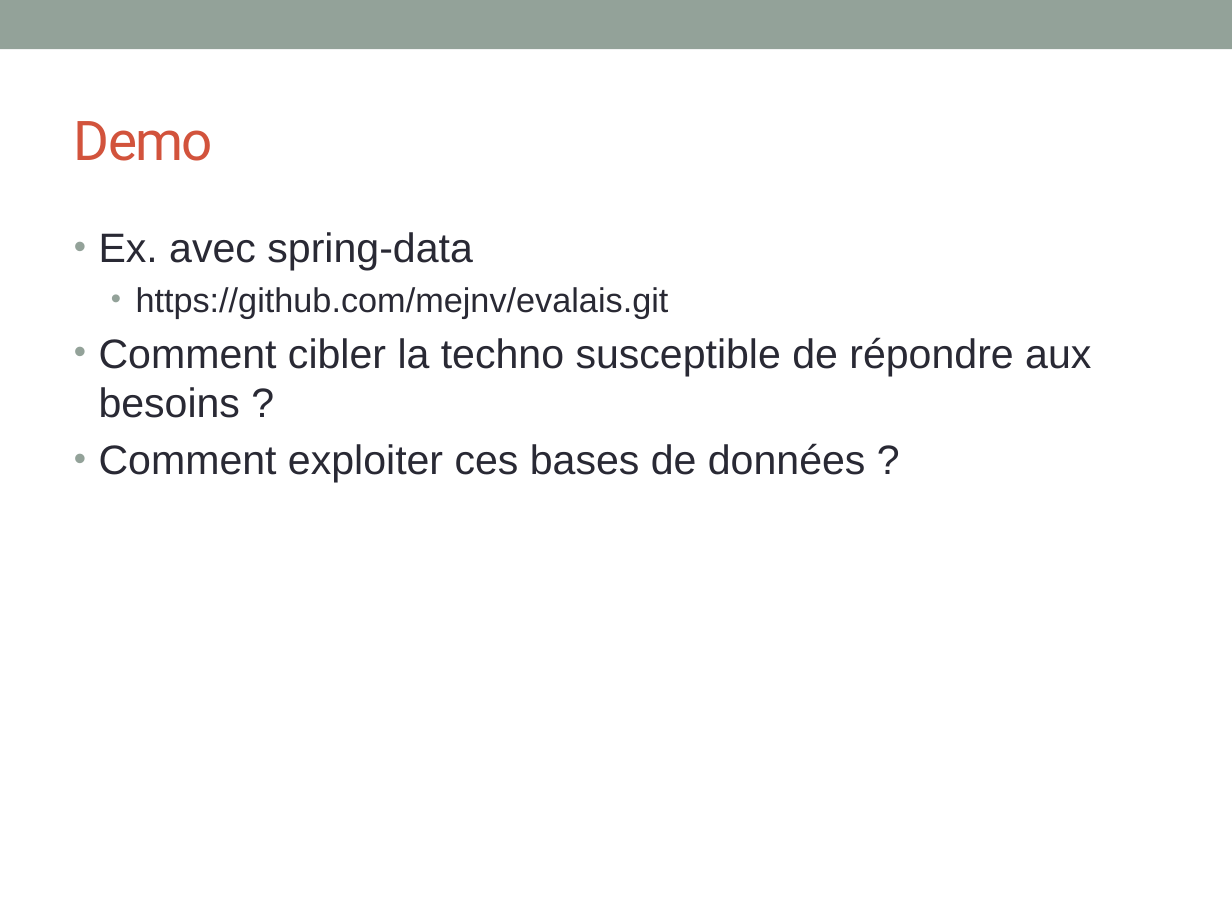
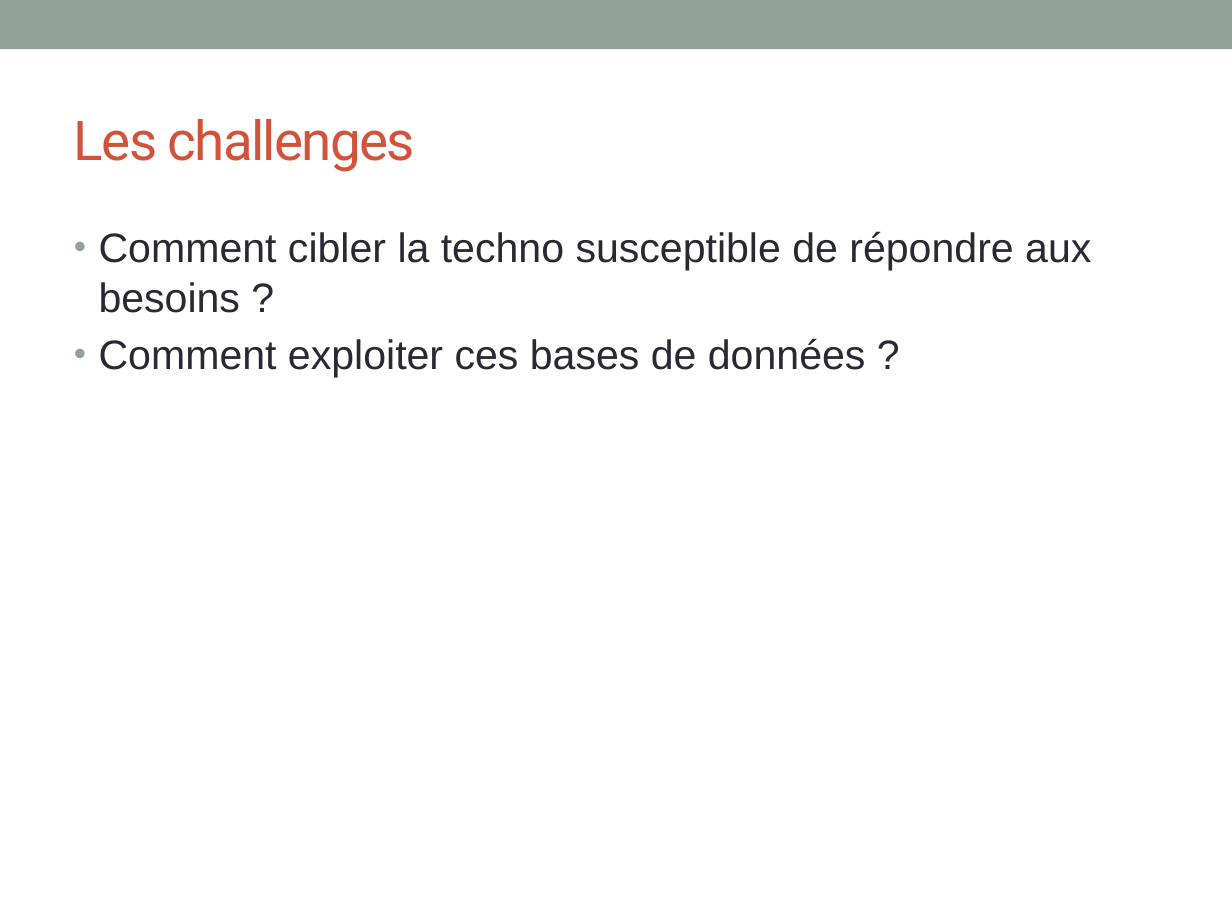
Before and after one commit to mejnv/evalais, a slide deck: slide 24 of neo4j-evalais/pres/evalais_neo4j.pptx (slide 23 before the commit). Drawn at 1232x924 pixels with LibreOffice and Linux fonts; fonts in the diff are those of the drawing. Boxes give left, top, right and bottom in pixels: in the first picture for what was removed or moved away, otherwise in the second. Text is boxed around its words. In the diff, an @@ line names an element or a change of style, - is before the commit and + after.

```diff
--- a/neo4j-evalais/pres/evalais_neo4j.pptx
+++ b/neo4j-evalais/pres/evalais_neo4j.pptx
@@ title at bbox=[74, 119, 416, 172]: text changed @@
-Demo
+Les challenges
@@ text at bbox=[99, 232, 669, 318]: paragraphs removed @@
-• Ex. avec spring-data
-  • https://github.com/mejnv/evalais.git
```
Also in this commit, not shown: 3 other slides changed, 2 slides added, 1 slide removed, 4 other files.
